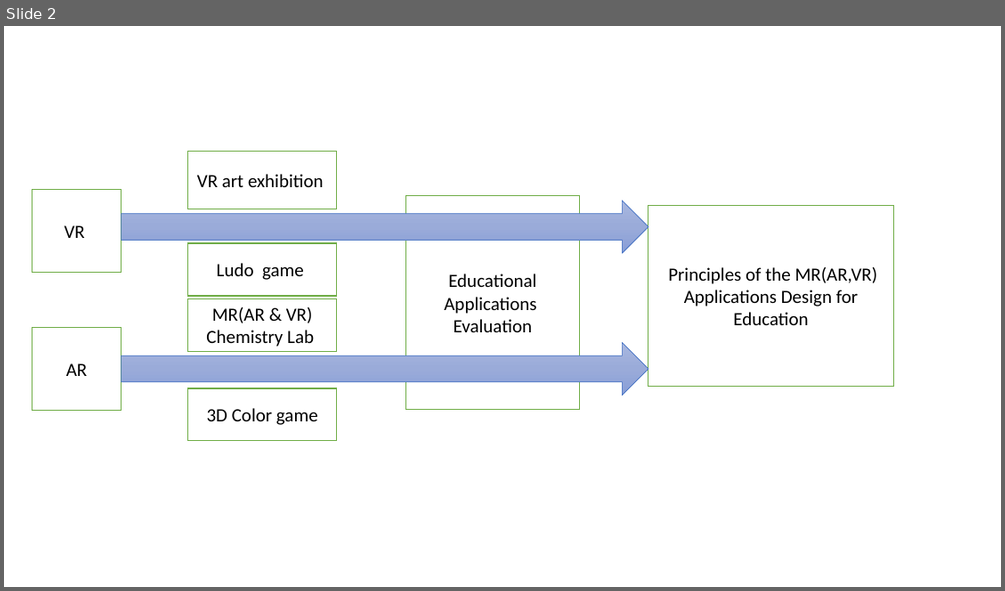
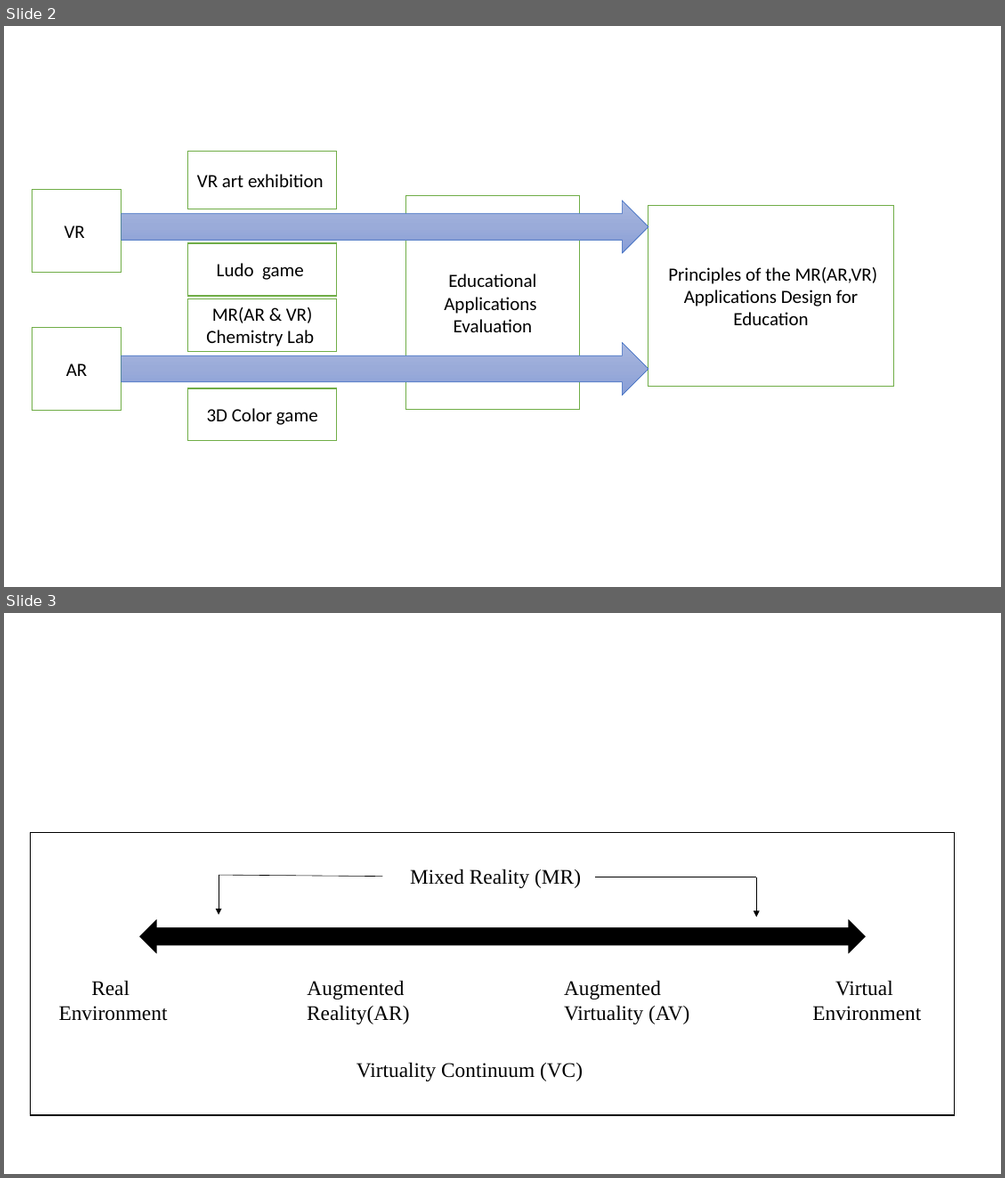
Before and after one commit to duanxiaoyun/ppaperssss, a slide deck: bi_ye_lun_wen/cao gao/temp files.pptx. Shown one above the other, each under a label of ours: slide 2 before the commit, slides 2 and 3 after it. The pictures are 1005x591 and 1005x1178 pixels, drawn with LibreOffice and Linux fonts; fonts in the diff are those of the drawing. Boxes give left, top, right and bottom in pixels: in the first picture for what was removed or moved away, otherwise in the second. Text is boxed around its words. In the diff, an @@ line names an element or a change of style, - is before the commit and + after.

```diff
--- a/bi_ye_lun_wen/cao gao/temp files.pptx
+++ b/bi_ye_lun_wen/cao gao/temp files.pptx
@@ slide 3 added at (x1=4, y1=613, x2=1001, y2=1174), background #FFFFFF @@
@@ rectangle added at (x1=30, y1=833, x2=955, y2=1116), fill #FFFFFF, outline #000000 1 pt @@
@@ line added from (218, 875) to (382, 876), #000000 0.5 pt @@
@@ arrow added from (218, 875) to (218, 915), #000000 0.5 pt @@
@@ text added at (x1=410, y1=868, x2=581, y2=888), 20 pt, text #000000 @@
+Mixed Reality (MR)
@@ line added from (596, 877) to (756, 877), #000000 0.5 pt @@
@@ arrow added from (756, 877) to (756, 916), #000000 0.5 pt @@
@@ left right arrow added at (x1=138, y1=916, x2=867, y2=956), fill #000000, outline #FFFFFF 1.5 pt @@
@@ text added at (x1=59, y1=980, x2=168, y2=1021), 20 pt, text #000000 @@
+Real
+Environment
@@ text added at (x1=307, y1=980, x2=409, y2=1024), 20 pt, text #000000 @@
+Augmented
+Reality(AR)
@@ text added at (x1=564, y1=980, x2=689, y2=1024), 20 pt, text #000000 @@
+Augmented
+Virtuality (AV)
@@ text added at (x1=812, y1=980, x2=921, y2=1021), 20 pt, text #000000 @@
+Virtual
+Environment
@@ text added at (x1=356, y1=1062, x2=582, y2=1081), 20 pt, text #000000 @@
+Virtuality Continuum (VC)
```
Also in this commit, not shown: 9 other files.
